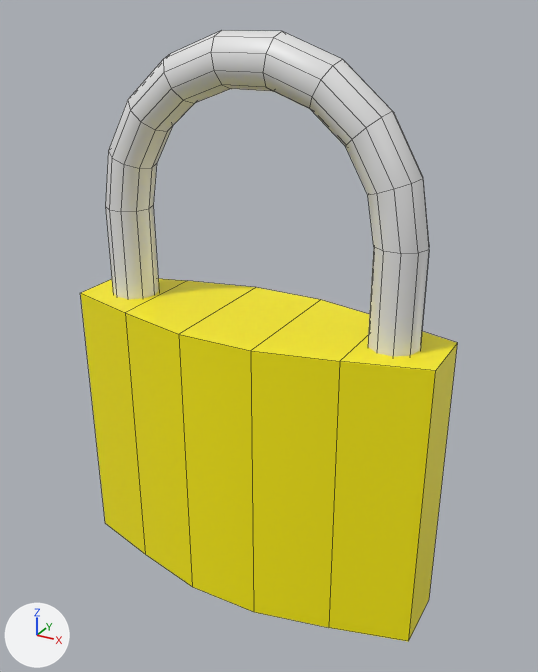
A saved change to the FBX model _3DObjects/Padlock/Padlock.fbx.
Before and after are seen from a camera (50 mm lens) standing at (0.282, -0.487, 0.353) and looking at (0.011, 0.006, 0.107). Every picture has the same lights, and +X, +Y and +Z are marked at lower left. Mesh edges are drawn as thin lines. Where no turn or scale is listed for an object, it has been applied to the vertices.

Names of what the first picture shows: 'PadLock'.
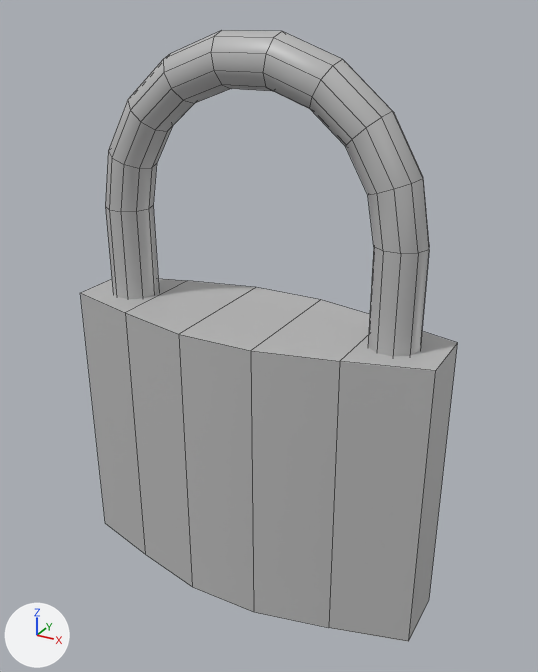
Edits to the bpy script that builds the scene:
```text
Add mat_m_padlock:
    mat_m_padlock = principled_material('M_Padlock')
    mat_m_padlock.base_color = (0.49, 0.49, 0.49)  # grey #bababa
    mat_m_padlock.roughness = 0.434
Change me_mesh:
    where me_mesh.from_pydata(...)  # 144 vertices, 134 faces; spans x -0.16..0.16, y -0.06..0.06, z -0.193..0.27
    used by ob_padlock; location = (0.0, 0.0, 0.07)
    me_mesh part 1: all 112 faces that had it switch from mat_m_padlocktop (white #e7e7e7) to mat_m_padlock (grey #bababa)
    me_mesh part 2: all 22 faces that had it switch from mat_m_padlockdown (yellow #fff100) to mat_m_padlock (grey #bababa)
```

Boxes (x1, y1, x2, y2) around the edits, measured in the pictures (538 x 672 px):
part 1 of me_mesh, recoloured: (105, 30, 429, 357) in both
part 2 of me_mesh, recoloured (yellow to grey): (81, 278, 457, 642) in both
